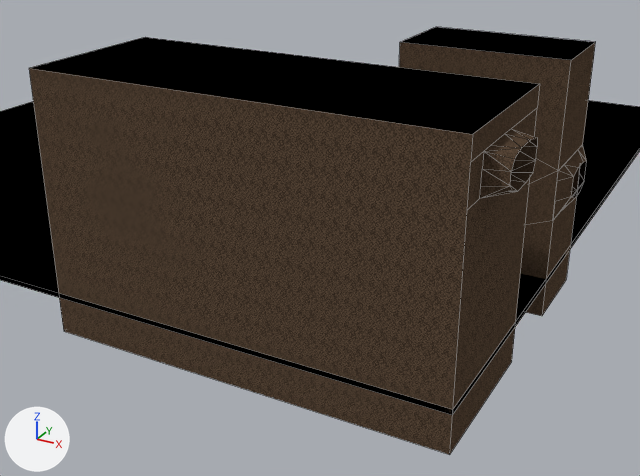
The Blender file Assets/World/C8L1/raw/C8L1_facade.blend: old version first, new version second.
Rendered twice from a camera (50 mm lens) standing at (32.4, -167.6, 67.0) and looking at (-40.7, -34.6, 0.5). The axes (+X, +Y, +Z) are drawn at lower left. The lights are the same throughout. Mesh edges are drawn as thin lines.

Objects in the first picture: 'Room1', 'Room1_KillTrigger'.
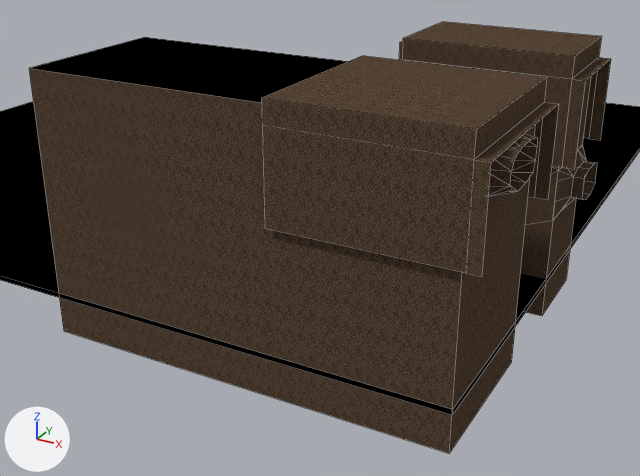
Where the change shows, as pixel boxes [x1, y1, x2, y2] in the pictures (640 x 476 px; the box of a moved part takes in the faces that stretch with it):
'Room1', reshaped: before [29, 27, 596, 455]; after [29, 37, 597, 453]
'Room1_lightingGuard', added: after [261, 22, 611, 277]
part 1 of me_cube_001, added (brown): after [571, 161, 597, 200]
part 2 of me_cube_001, moved or reshaped: before [156, 102, 530, 455]; after [156, 102, 530, 453]

The change, as a list of edits to the scene's bpy script:
```text
Add img_tx_rock_png_001:
    img_tx_rock_png_001 = load_image('tx_rock.png.001', '../../_Shared/Textures/tx_rock.png', 64, 64, 'sRGB')
Add mat_tri_cavewall_001:
    mat_tri_cavewall_001 = bpy.data.materials.new('tri_cavewall.001')
    # colours: black #000000, grey #898989, white #ffffff, beige #ac8d72
    # uses the picture img_tx_rock_png_001
Change me_cube_001:
    used by ob_room1; location = (0.0, 0.0, 0.0)
    verts and faces of me_cube_001; kept vertices keep their numbers, new ones are numbered from 72
    before: 4 (-1.0, 0.0, 7.8) at pixel (584, 180), 5 (-1.0, -10.0, 7.8) at pixel (571, 196), 6 (-1.0, 0.0, 11.7) at pixel (586, 161), 7 (-1.0, -10.0, 11.7) at pixel (573, 176), 20 (-1.0, -3.3, 6.4) at pixel (579, 192)
    before: 21 (-1.0, -6.7, 6.4) at pixel (574, 198), 22 (-1.0, -3.3, 12.5) at pixel (583, 162), 23 (-1.0, -6.7, 12.5) at pixel (578, 167)
    before: 43 (-3.0, -63.0, -16.0) at pixel (449, 454), 44 (-3.0, -63.0, 23.3) at pixel (467, 210)
    remove me_cube_001.from_pydata(...)  # 72 vertices, 64 faces; spans x -80.0..1.0, y -63.0..4.0, z -16.0..33.7
    add me_cube_001.from_pydata(...)  # 80 vertices, 72 faces; spans x -80.0..1.0, y -63.0..4.0, z -16.0..33.7
    me_cube_001 part 1
    add for new, old in zip([*range(72, 80)], [*range(4, 8), *range(20, 24)]): verts[new] = verts[old] + (2.0, 0.0, 0.0)
    add faces += [(5, 7, 75, 73), (7, 23, 79, 75), (6, 74, 78, 22), (4, 20, 76, 72), (4, 72, 74, 6), (5, 73, 77, 21)]  # mat_tri_cavewall
    add faces += [(22, 78, 79, 23), (20, 21, 77, 76)]  # mat_tri_cavewall
    me_cube_001 part 2
    add verts[43] = (-3.1, -63.0, -15.8)  # moved, pixel (449, 453)
    add verts[44] = (-3.1, -63.0, 23.5)  # moved
Add me_cube_003:
    me_cube_003.from_pydata(...)  # 32 vertices, 18 faces; spans x -34.0..0.0, y -64.0..5.0, z 14.7..34.7
    me_cube_003.materials.append(mat_tri_cavewall_001)
Add ob_room1_lightingguard:
    ob_room1_lightingguard = bpy.data.objects.new('Room1_lightingGuard', me_cube_003)
    ob_room1_lightingguard.location = (0.0, 0.0, 0.0)
```
